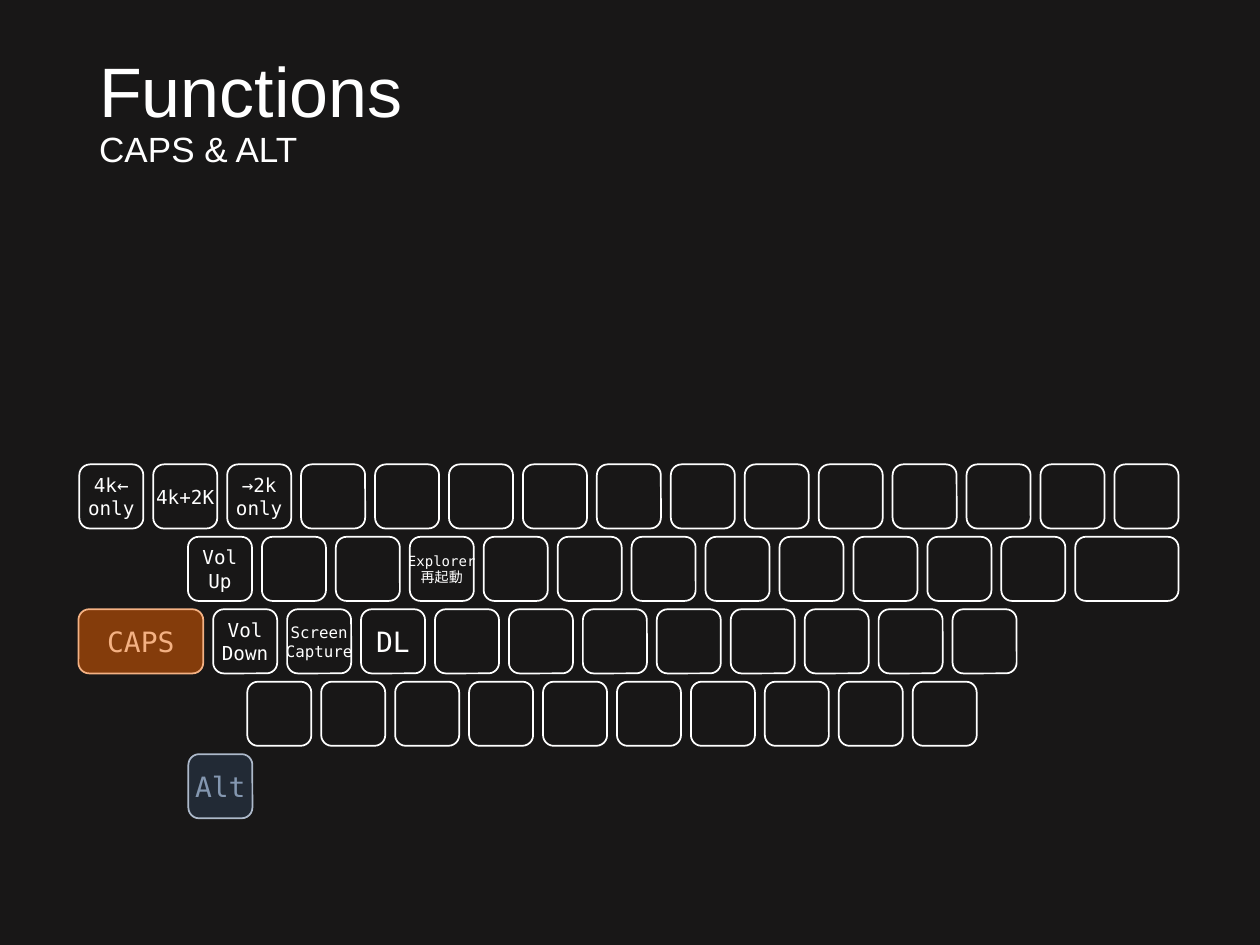
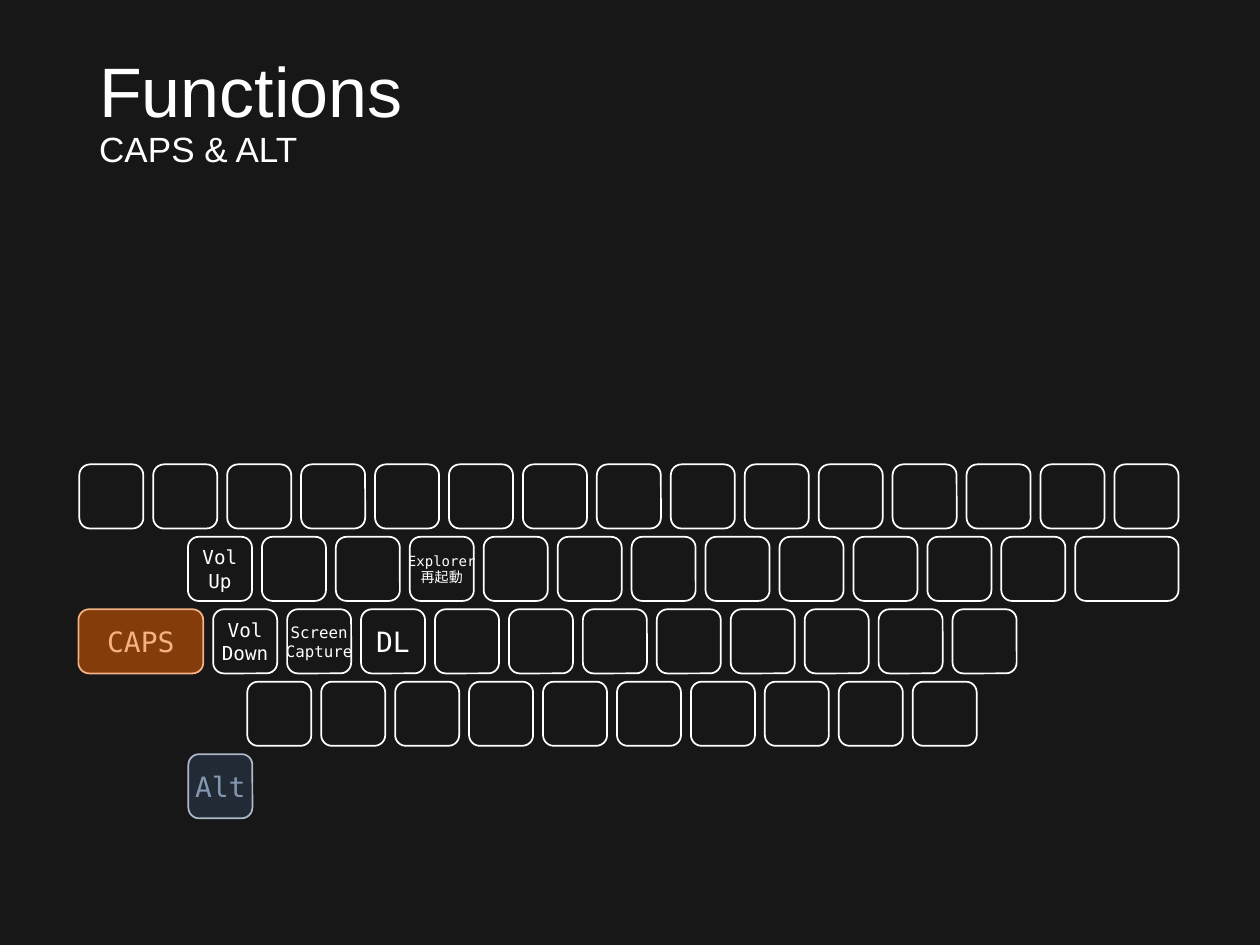
Before and after one commit to ittooo66/myAHKv2, a slide deck: slide 4 of MANUAL.pptx. Drawn at 1260x945 pixels with LibreOffice and Linux fonts; fonts in the diff are those of the drawing. Boxes give left, top, right and bottom in pixels: in the first picture for what was removed or moved away, otherwise in the second. Text is boxed around its words. In the diff, an @@ line names an element or a change of style, - is before the commit and + after.

Commit message:
manual update

```diff
--- a/MANUAL.pptx
+++ b/MANUAL.pptx
@@ text in rounded rectangle at (x1=88, y1=477, x2=134, y2=519): text removed @@
-4k←
-only
@@ text in rounded rectangle at (x1=236, y1=477, x2=282, y2=519): text removed @@
-→2k
-only
@@ text in rounded rectangle at (x1=156, y1=489, x2=214, y2=504): text removed @@
-4k+2K
```
